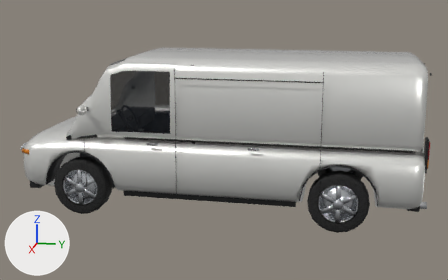
Renders of the Blender file blender/car_van.blend from each side of a commit.
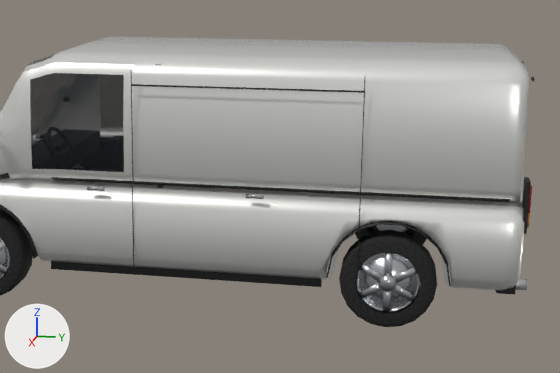
The first picture shows the older version from a camera (50 mm lens) standing at (8.15, 1.62, 2.89) and looking at (0.04, 0.0, 0.87). The close-ups show the older and then the newer version on the part from 20% to 100% of the width and 9% to 94% of the height of that picture. Only the edits that show in the close-ups are written down. The lights are fixed; the arrows at lower left show +X, +Y and +Z.

In view in the first close-up: 'Body', 'Door_L', 'wheel_FL', 'wheel_RL', 'wheel_RR'.
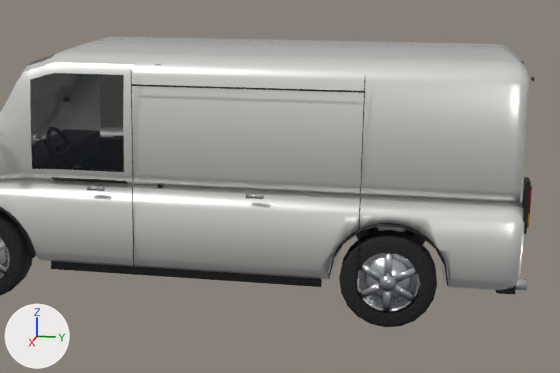
Edits to the bpy script that builds the scene:
```text
Change me_van_body:
    used by ob_body; parent = ob_van; location = (0.0, 0.0, 0.0)
    remove me_van_body.from_pydata(...)  # 3886 vertices, 3462 faces; spans x -1.18..1.14, y -2.6..2.65, z 0.23..2.05
    add me_van_body.from_pydata(...)  # 3891 vertices, 3464 faces; spans x -1.18..1.14, y -2.6..2.65, z 0.23..2.05
    me_van_body part 1: 96 vertices moved from x -0.97..0.97, y 1.05..2.15, z 0.25..0.88 to x -0.98..0.98, y 1.05..2.15, z 0.25..0.91; 100 vertices removed from x -0.99..0.99, y 1.12..2.05, z 0.32..0.85; 102 vertices added at x -0.99..0.99, y 1.13..2.04, z 0.32..0.83
    me_van_body part 2: 94 faces spanning x -0.91..0.91, y -1.9..2.44, z 0.98..1.08 switch from mat_trim (black #111214) to mat_paint (white #e8e8e4)
    other edits to the shape of me_van_body do not show in these pictures
Change me_door_l:
    used by ob_door_l; parent = ob_body; location = (0.96, -1.616, 0.69)
    remove me_door_l.from_pydata(...)  # 353 vertices, 287 faces; spans x -0.33..0.22, y 0.0..1.19, z -0.34..1.28
    add me_door_l.from_pydata(...)  # 354 vertices, 287 faces; spans x -0.33..0.22, y 0.0..1.19, z -0.34..1.28
    me_door_l part 3
    7 vertices are removed from x -0.05..0.02, y 0.11..0.37, z -0.3..0.12
    20 faces are deleted
    5 vertices in x -0.09..0.01, y 0.31..0.36, z -0.34..-0.09 move by (0.0, -0.01, 0.0)
    3 vertices in x 0.0, y 0.0..0.17, z 0.19 move by (0.0, 0.0, 0.03)
    3 vertices in x 0.0, y 0.0..0.07, z 0.14..0.16 move by (0.01, 0.0, -0.02)
    15 vertices move from x -0.33..0.03, y 0.0..0.47, z -0.3..0.19 to x -0.33..0.03, y 0.0..0.47, z -0.3..0.21
    8 vertices are added at x -0.05..0.02, y 0.1..0.35, z -0.3..0.11
    7 new faces join them, mat_paint (white #e8e8e4), smooth
    13 new faces join them, mat_trim (black #111214), smooth
    me_door_l part 4: 4 faces spanning x -0.15..-0.05, y 0.0..1.19, z 0.32..0.39 switch from mat_trim (black #111214) to mat_paint (white #e8e8e4)
```

What differs and where, as boxes [x1, y1, x2, y2] in the close-ups (560 x 373 px; the box of a moved part takes in the faces that stretch with it):
part 1 of me_van_body, moved or reshaped
    both: [306, 203, 483, 287]
part 2 of me_van_body, recoloured
    both: [135, 181, 510, 202]
part 3 of me_door_l, moved or reshaped
    both: [0, 188, 59, 259]
part 4 of me_door_l, recoloured
    both: [0, 173, 137, 184]
